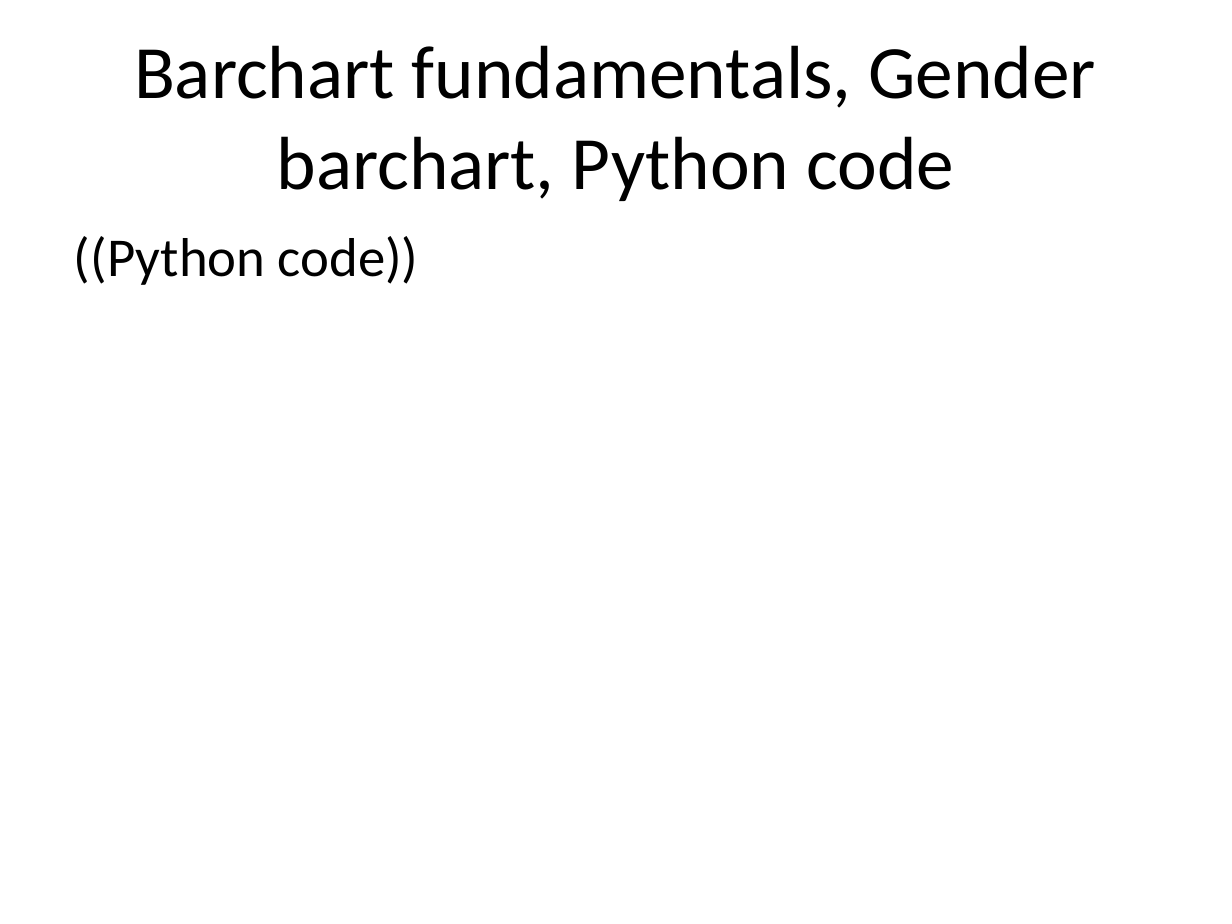
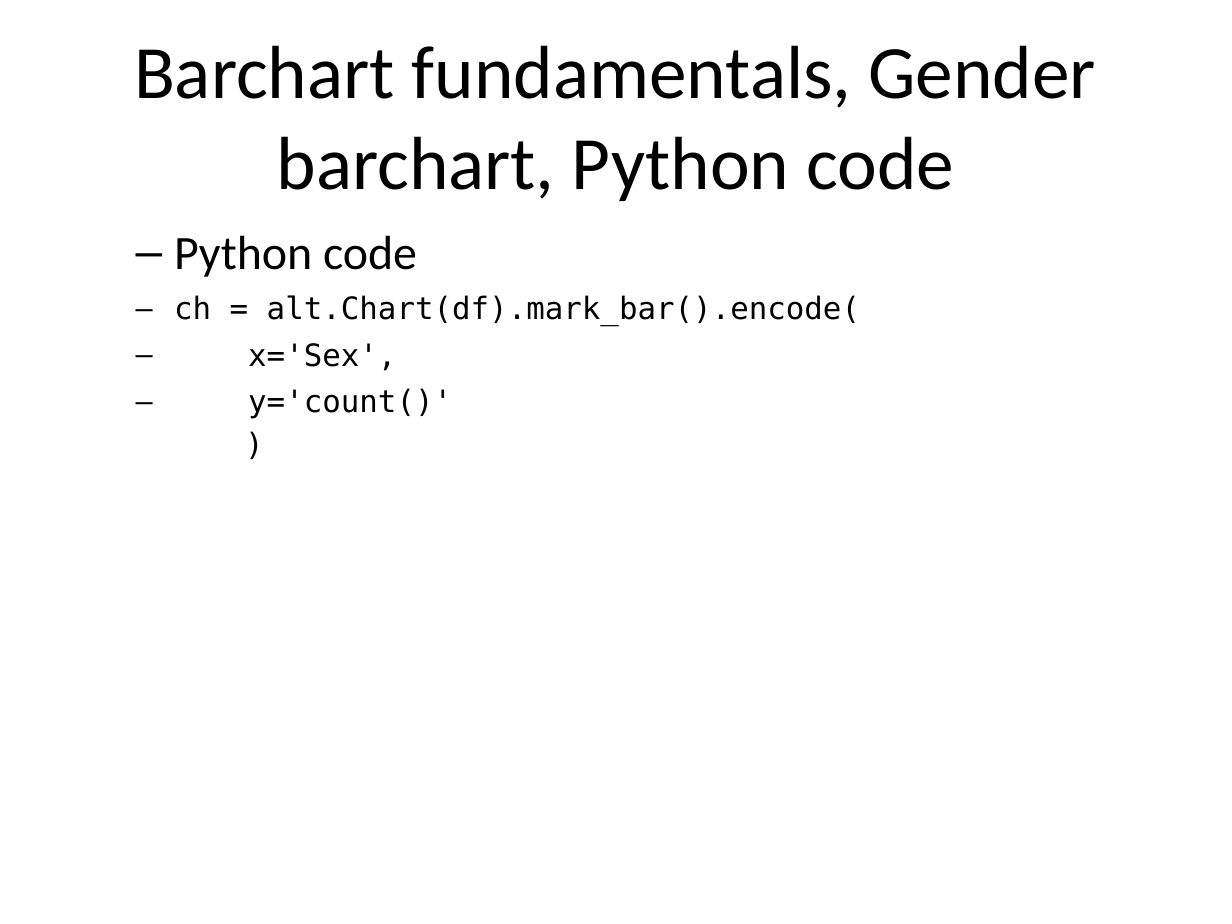
Before and after one commit to pmean/data-visualization, a slide deck: slide 3 of data-viz-02/src/barcharts-fundamentals-draw-gender.pptx. Drawn at 1232x924 pixels with LibreOffice and Linux fonts; fonts in the diff are those of the drawing. Boxes give left, top, right and bottom in pixels: in the first picture for what was removed or moved away, otherwise in the second. Text is boxed around its words. In the diff, an @@ line names an element or a change of style, - is before the commit and + after.

Commit message:
Add Python code to data-viz-02

```diff
--- a/data-viz-02/src/barcharts-fundamentals-draw-gender.pptx
+++ b/data-viz-02/src/barcharts-fundamentals-draw-gender.pptx
@@ text at box(174, 235, 860, 419): text changed; size 32 to 18 pt; font Calibri to DejaVu Sans Mono @@
-((Python code))
+  – Python code
+ch = alt.Chart(df).mark_bar().encode(
+x='Sex',
+y='count()'
+)
```
Also in this commit, not shown: 2 other slides changed, 15 slides removed, 4 other files.
